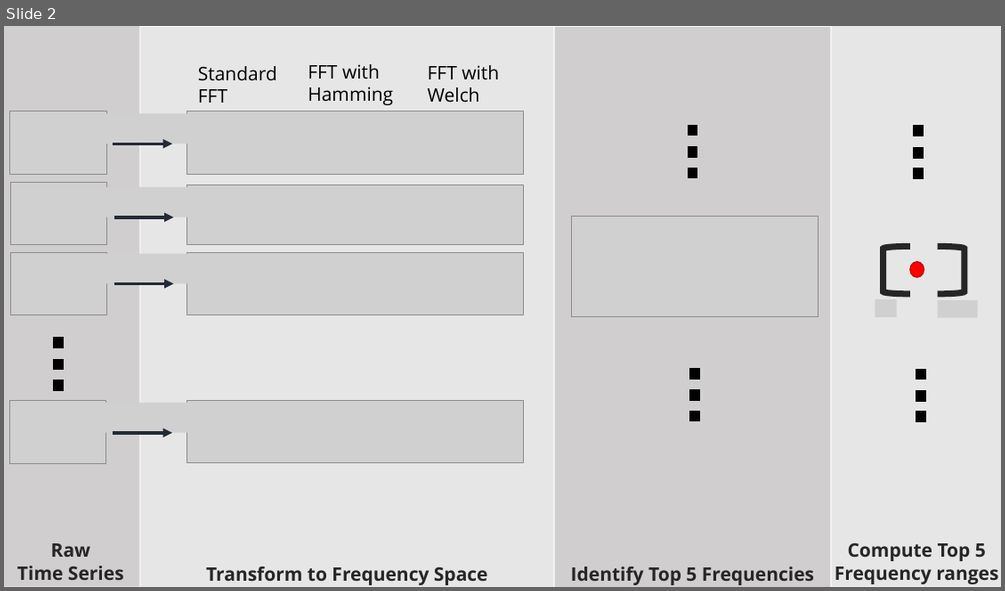
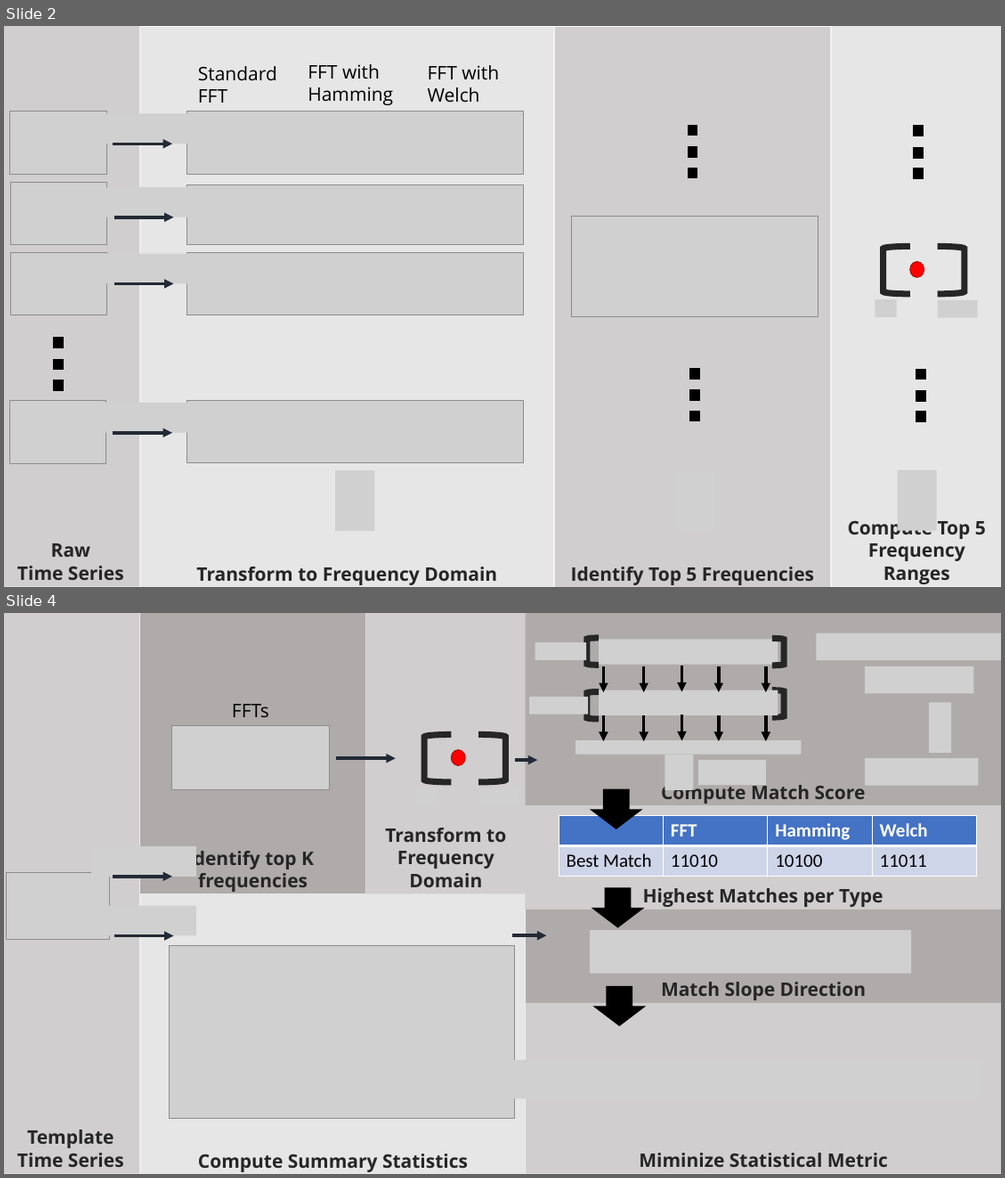
Before and after one commit to philippbeer/593_master_thesis, a slide deck: img/process.pptx. Shown one above the other, each under a label of ours: slide 2 before the commit, slides 2 and 4 after it; the slides between them are not shown. The pictures are 1005x591 and 1005x1178 pixels, drawn with LibreOffice and Linux fonts; fonts in the diff are those of the drawing; grey boxes stand for pictures. Boxes give left, top, right and bottom in pixels: in the first picture for what was removed or moved away, otherwise in the second. Text is boxed around its words. In the diff, an @@ line names an element or a change of style, - is before the commit and + after.

```diff
--- a/img/process.pptx
+++ b/img/process.pptx
@@ slide 4 added at (4,613,1001,1174), background #FFFFFF @@
@@ rectangle added at (4,613,140,1174), fill #D0CECE, 18 pt, text #262626, bold @@
+Template
+Time Series
@@ rectangle added at (140,613,365,894), fill #AFABAB, 18 pt, text #262626, bold @@
+Identify top K
+frequencies
@@ rectangle added at (366,613,526,894), fill #D0CECE, 18 pt, text #262626, bold @@
+Transform to Frequency Domain
@@ rectangle added at (526,613,1001,806), fill #AFABAB, 18 pt, text #262626, bold @@
+Compute Match Score
@@ group added at (575,638,801,790): 10 arrows, 5 pictures, 4 left brackets @@
@@ picture added at (816,633,1001,660) @@
@@ picture added at (535,643,586,661) @@
@@ picture added at (865,666,974,693) @@
@@ text added at (232,704,269,717), 18 pt, text #000000 @@
+FFTs
@@ picture added at (530,697,588,714) @@
@@ picture added at (929,702,952,752) @@
@@ picture added at (171,725,330,789) @@
@@ arrow added from (336, 758) to (396, 758), #222A35 3 pt @@
@@ arrow added from (515, 761) to (537, 761), #222A35 3 pt @@
@@ picture added at (865,758,978,785) @@
@@ group added at (416,734,519,807): 2 left brackets, 2 pictures, 1 ellipse @@
@@ down arrow added at (590,788,643,829), fill #000000 @@
@@ rectangle added at (526,805,1001,909), fill #D0CECE, 18 pt, text #262626, bold @@
+Highest Matches per Type
@@ table added at (558,816,978,876), 2 rows, 4 columns @@
+ | FFT | Hamming | Welch
+Best Match | 11010 | 10100 | 11011
@@ picture added at (91,846,196,876) @@
@@ picture added at (7,873,109,939) @@
@@ arrow added from (113, 876) to (172, 876), #222A35 3 pt @@
@@ picture added at (91,906,196,935) @@
@@ rectangle added at (141,893,526,1174), fill #E7E6E6, 18 pt, text #262626, bold @@
+Compute Summary Statistics
@@ down arrow added at (591,887,644,928), fill #000000 @@
@@ rectangle added at (526,909,1001,1003), fill #AFABAB, 18 pt, text #262626, bold @@
+Match Slope Direction
@@ picture added at (590,930,911,973) @@
@@ arrow added from (114, 936) to (174, 936), #222A35 3 pt @@
@@ picture added at (170,945,515,1118) @@
@@ arrow added from (512, 935) to (546, 935), #222A35 3 pt @@
@@ down arrow added at (593,986,647,1027), fill #000000 @@
@@ rectangle added at (526,1003,1001,1173), fill #D0CECE, 18 pt, text #262626, bold @@
+Miminize Statistical Metric
@@ picture added at (506,1060,981,1099) @@
@@ slide 2 changed as well @@
@@ picture added at (335,470,375,531) @@
@@ picture added at (898,470,938,531) @@
@@ text in rectangle at (868,543,965,584): text changed @@
-Frequency ranges
+Frequency Ranges
@@ text in rectangle at (196,566,497,585): text changed @@
-Transform to Frequency Space
+Transform to Frequency Domain
```
Also in this commit, not shown: 2 other slides added, 1 slide removed, 8 other files.
